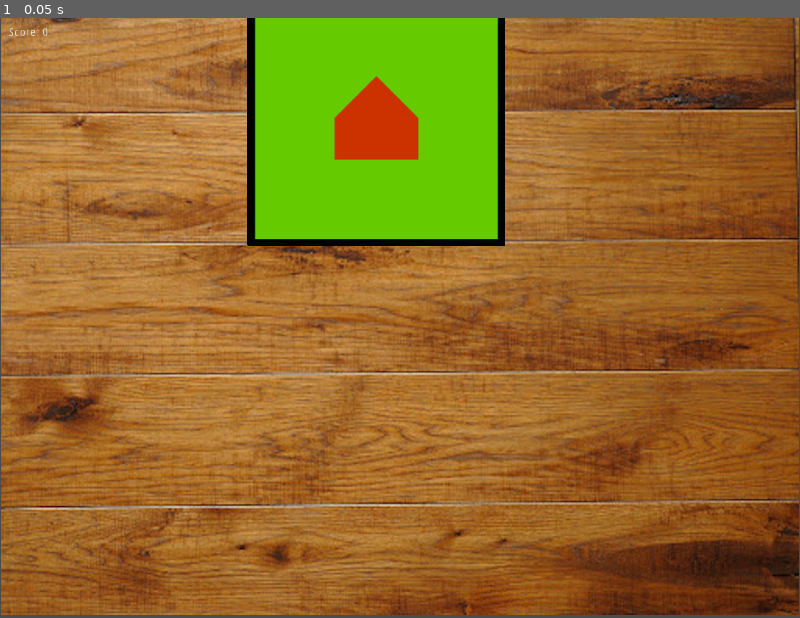
Above: before the commit, frame 1.
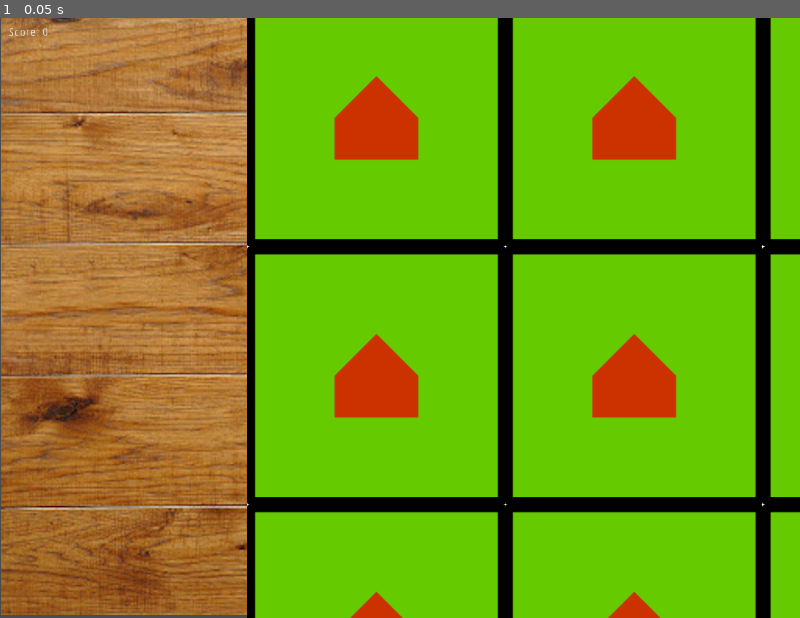
Above: after the commit, the same moment.

Repository: solangebl/godot-carcassonne
Game: Godot game, scene res://scenes/Game.tscn
Two runs of this game, one before a commit and one after it. Both use one fixed random seed, a clock stepped at 60 frames per second and the inputs below.
Inputs:
- Up to frame 1 (0.05 s): no input

The runs differ from the first frame. In frame 1, 57% of the frame differs, in the area x 30-100%, y 0-100%.

Commit message:
Creo el tile church

Diff:
--- a/project.godot
+++ b/project.godot
@@ -13,9 +13,21 @@
 "class": "Board",
 "language": "GDScript",
 "path": "res://scripts/Board.gd"
+}, {
+"base": "Tile",
+"class": "ChurchTile",
+"language": "GDScript",
+"path": "res://scripts/tiles/ChurchTile.gd"
+}, {
+"base": "Node2D",
+"class": "Tile",
+"language": "GDScript",
+"path": "res://scripts/tiles/Tile.gd"
 } ]
 _global_script_class_icons={
-"Board": ""
+"Board": "",
+"ChurchTile": "",
+"Tile": ""
 }
 
 [application]
--- a/scenes/BoardTile.tscn
+++ /dev/null
@@ -1,8 +0,0 @@
-[gd_scene load_steps=2 format=2]
-
-[ext_resource path="res://assets/tiles/church.png" type="Texture" id=1]
-
-[node name="BoardTile" type="Node2D"]
-
-[node name="Sprite" type="Sprite" parent="."]
-texture = ExtResource( 1 )
--- /dev/null
+++ b/scenes/tiles/ChurchTile.tscn
@@ -0,0 +1,10 @@
+[gd_scene load_steps=3 format=2]
+
+[ext_resource path="res://assets/tiles/church.png" type="Texture" id=1]
+[ext_resource path="res://scripts/tiles/ChurchTile.gd" type="Script" id=2]
+
+[node name="ChurchTile" type="Node2D"]
+script = ExtResource( 2 )
+
+[node name="Sprite" type="Sprite" parent="."]
+texture = ExtResource( 1 )
--- a/scripts/Board.gd
+++ b/scripts/Board.gd
@@ -13,11 +13,17 @@
 	generate_tiles()
 
 func generate_tiles():
+	# TODO: generate game tiles, randomly save them in a stack to get them one by one
+	# TEST
 	for x in range(BOARD_DIMENTIONS.x):
 		for y in range(BOARD_DIMENTIONS.y):
-			var new_tile = load('res://scenes/BoardTile.tscn').instance()
+			var new_tile = load('res://scenes/tiles/ChurchTile.tscn').instance()
 			add_child(new_tile)
+			new_tile.setPos(x*330,y*330)
 
+# Should decide if a tile can be placed at pos (x,y)
+
+# Should decide if a character can be placed at til
 
 # Called every frame. 'delta' is the elapsed time since the previous frame.
 #func _process(delta):
--- /dev/null
+++ b/scripts/tiles/ChurchTile.gd
@@ -0,0 +1,14 @@
+extends Tile
+class_name ChurchTile
+
+# Declare member variables here. Examples:
+# var a = 2
+# var b = "text"
+
+# Called when the node enters the scene tree for the first time.
+func _ready():
+	pass # Replace with function body.
+
+# Called every frame. 'delta' is the elapsed time since the previous frame.
+#func _process(delta):
+#	pass
--- /dev/null
+++ b/scripts/tiles/Tile.gd
@@ -0,0 +1,30 @@
+extends Node2D
+class_name Tile
+
+# Possible tile contents
+enum {FIELD, CITY, PATH}
+
+# Tiles have top, right, bottom and left placeholders
+# by default a tile is an empty field - each type will specify the contents
+var top = FIELD;
+var right = FIELD;
+var bottom = FIELD;
+var left = FIELD;
+
+var has_bonus = false
+
+var tile_pos = Vector2(10,10)
+
+# Called when the node enters the scene tree for the first time.
+func _ready():
+	pass # Replace with function body.
+
+# Change tile position
+func setPos(x,y):
+	# TODO: validate position
+	position = Vector2(x, y)
+
+
+# Called every frame. 'delta' is the elapsed time since the previous frame.
+#func _process(delta):
+#	pass
